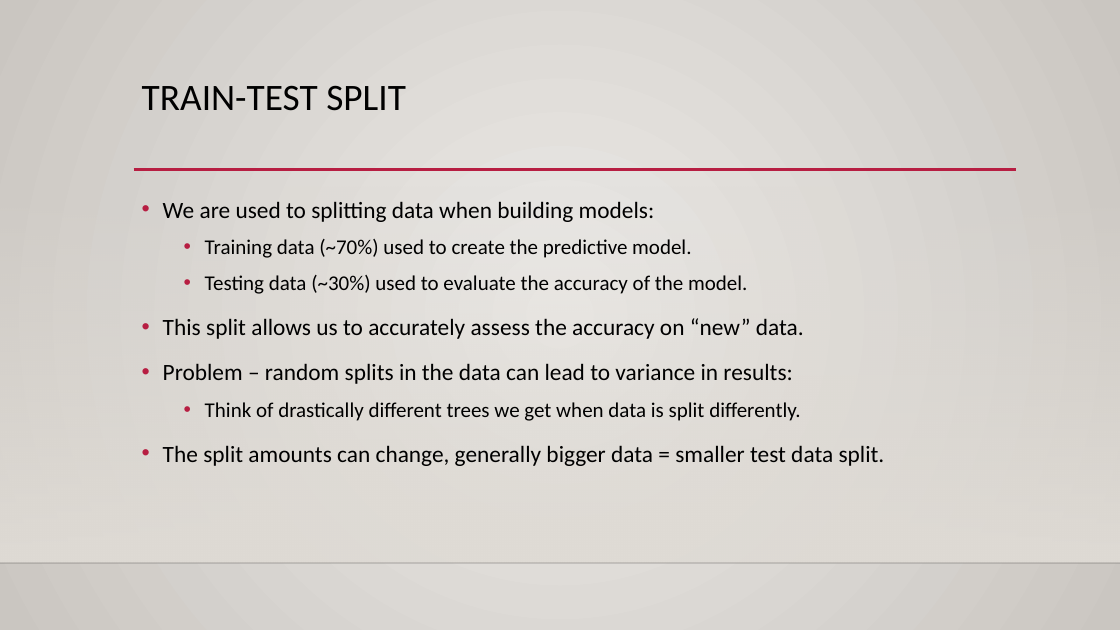
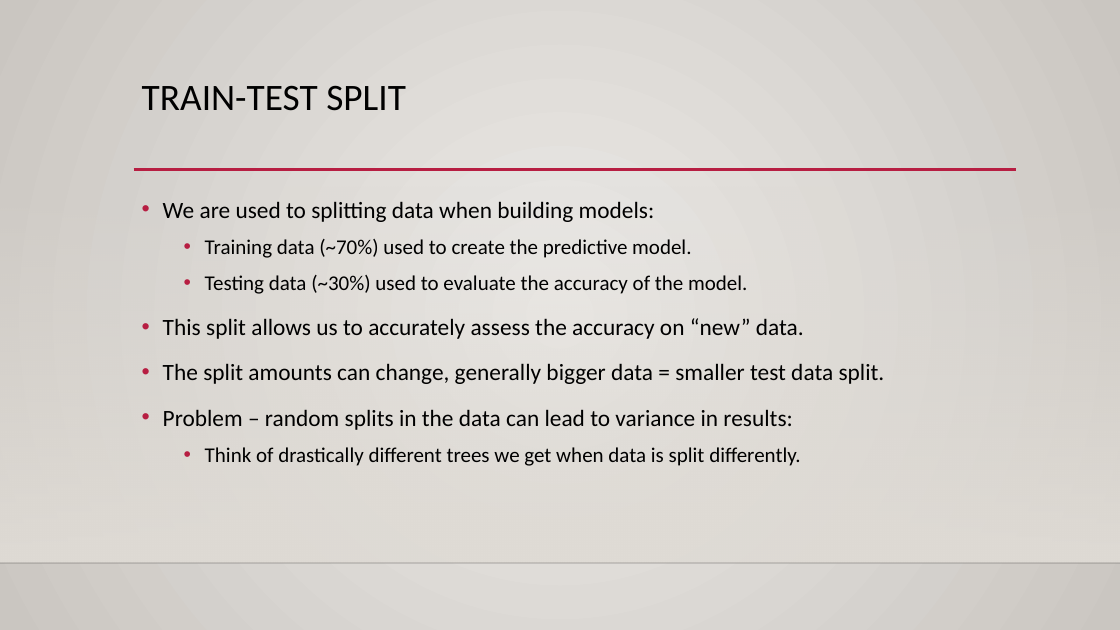
Before and after one commit to glennybarnes/Intro_to_Machine_Learning_Students, a slide deck: slide 16 of reference_content/Slides/004_Gridsearch.pptx (slide 12 before the commit). Drawn at 1120x630 pixels with LibreOffice and Linux fonts; fonts in the diff are those of the drawing; background and template pictures are left out. Boxes give left, top, right and bottom in pixels: in the first picture for what was removed or moved away, otherwise in the second. Text is boxed around its words. In the diff, an @@ line names an element or a change of style, - is before the commit and + after.

```diff
--- a/reference_content/Slides/004_Gridsearch.pptx
+++ b/reference_content/Slides/004_Gridsearch.pptx
@@ text at box(163, 363, 885, 384): paragraph added @@
+• The split amounts can change, generally bigger data = smaller test data split.
@@ text at box(163, 445, 885, 466): paragraph removed @@
-• The split amounts can change, generally bigger data = smaller test data split.
```
Also in this commit, not shown: 3 other slides changed, 5 slides added, 1 slide removed, 4 other files.
